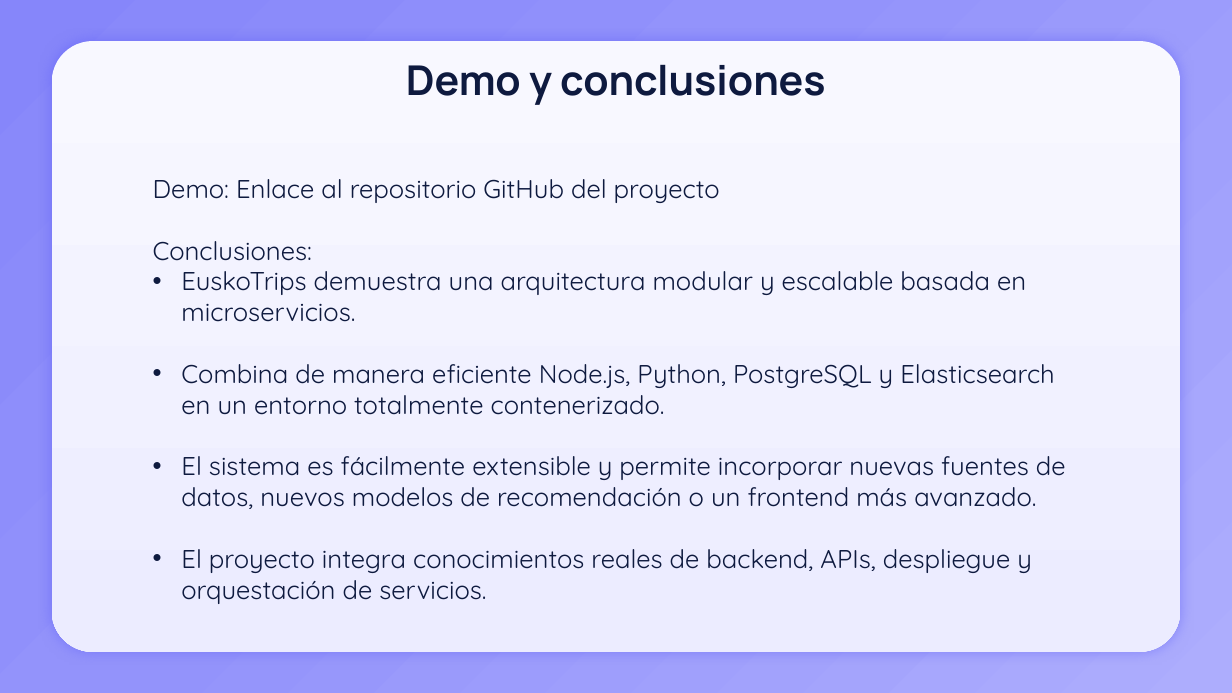
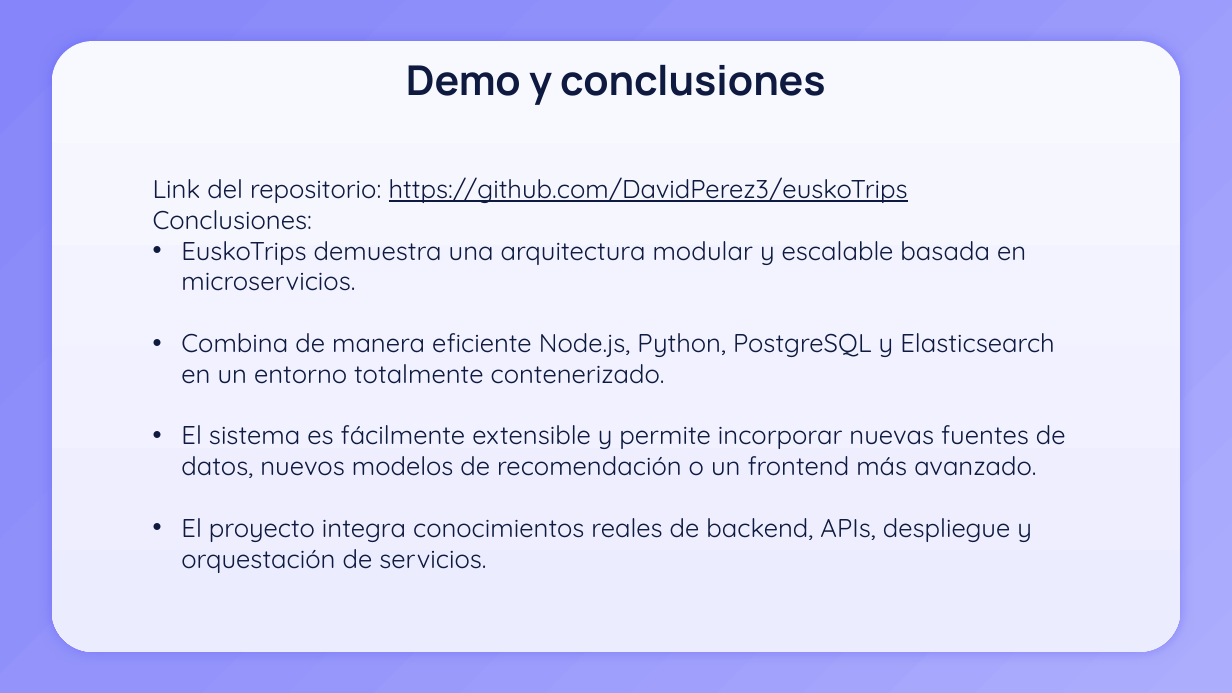
Before and after one commit to DavidPerez3/euskoTrips, a slide deck: slide 16 of ppt/Entrega_Final_David_Perez.pptx. Drawn at 1232x693 pixels with LibreOffice and Linux fonts; fonts in the diff are those of the drawing. Boxes give left, top, right and bottom in pixels: in the first picture for what was removed or moved away, otherwise in the second. Text is boxed around its words. In the diff, an @@ line names an element or a change of style, - is before the commit and + after.

Commit message:
ppt

```diff
--- a/ppt/Entrega_Final_David_Perez.pptx
+++ b/ppt/Entrega_Final_David_Perez.pptx
@@ text at (153,177,908,203): text changed @@
-Demo: Enlace al repositorio GitHub del proyecto
+Link del repositorio: https://github.com/DavidPerez3/euskoTrips
```
